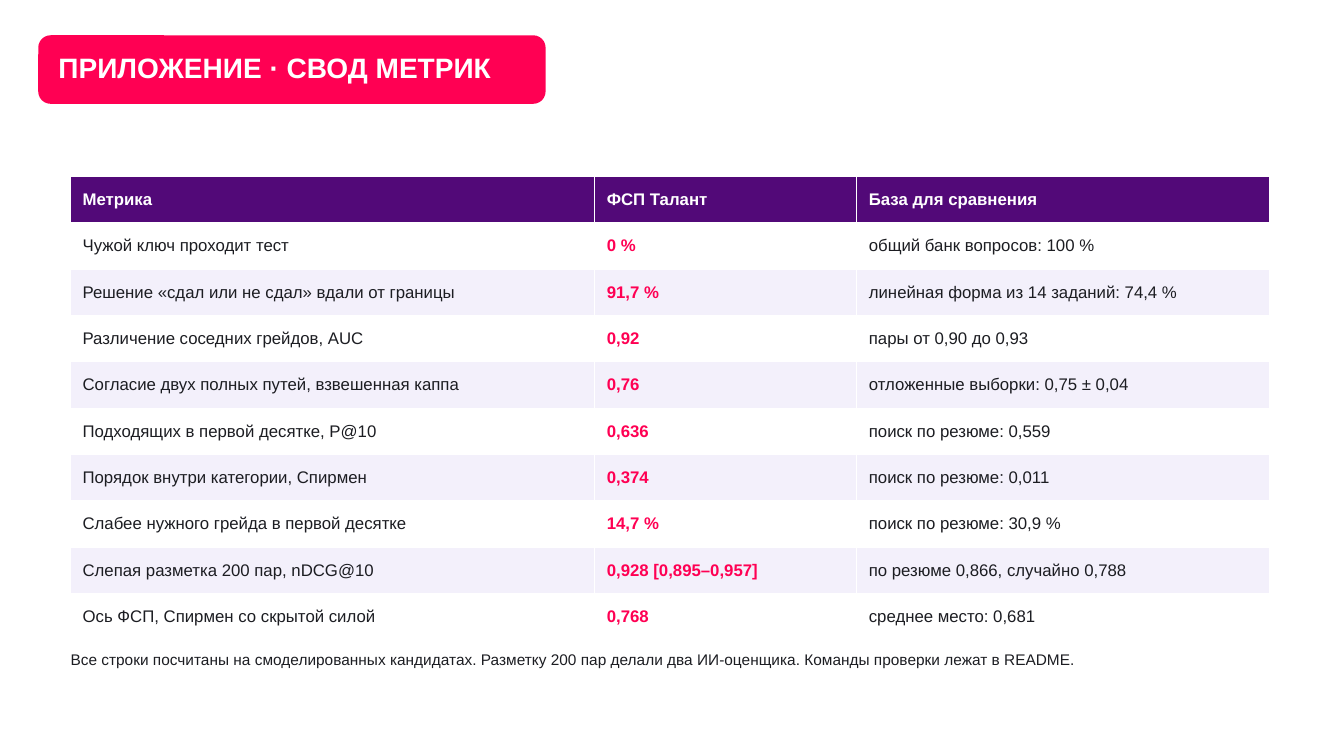
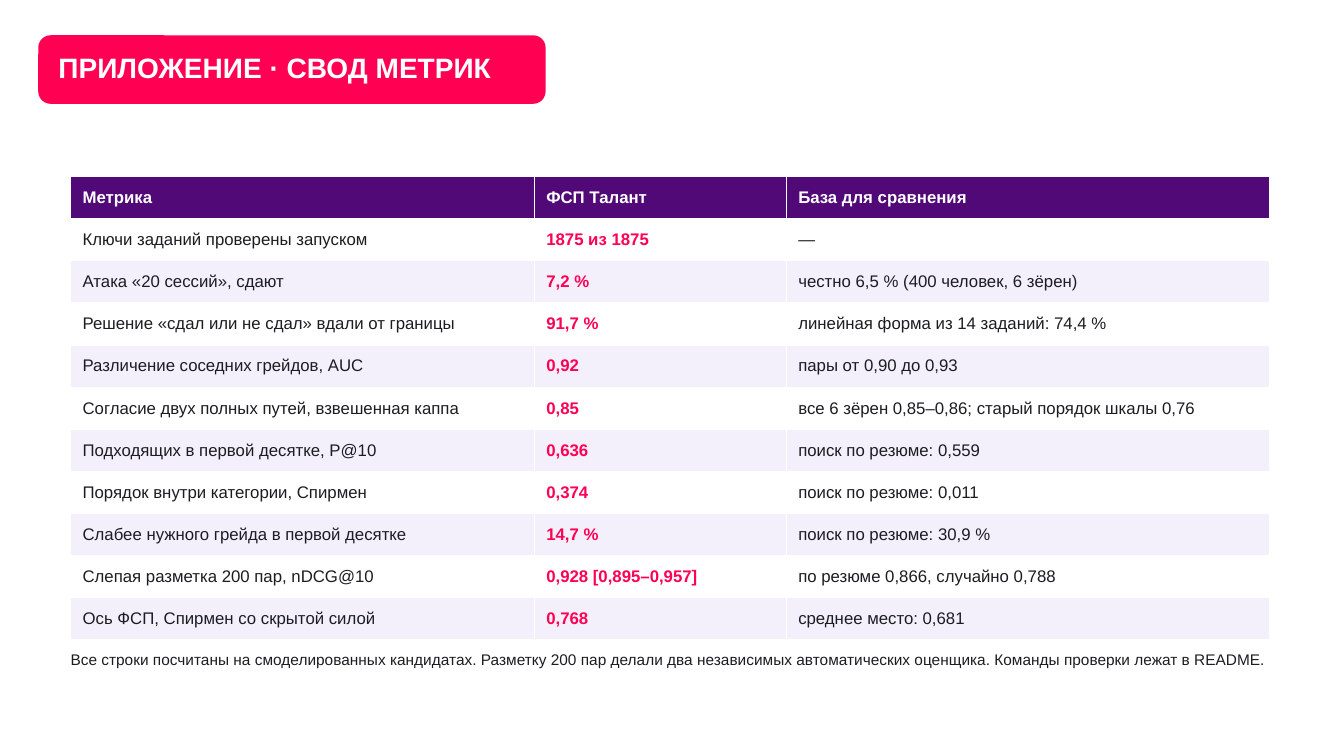
Before and after one commit to KonkovDV/fsp-talent, a slide deck: slide 31 of submission/03-presentation/FSP_Talent_presentation.pptx. Drawn at 1344x756 pixels with LibreOffice and Linux fonts; fonts in the diff are those of the drawing; background and template pictures are left out. Boxes give left, top, right and bottom in pixels: in the first picture for what was removed or moved away, otherwise in the second. Text is boxed around its words. In the diff, an @@ line names an element or a change of style, - is before the commit and + after.

Commit message:
Презентация: цифры по main 7c37a87
- κw двух путей 0,85 (все шесть зёрен 0,85–0,86), 0,76 только как старый порядок шкалы
- атака «20 сессий»: 7,2 % против 6,5 % честно (400 человек, 6 зёрен)
- вместо «0 % с чужим ключом»: 1875 из 1875 ключей проверены запуском и сигналы честности 90 % при 0,7 % ложных
- 22 семейства заданий вместо 17 генераторов
- разметка 200 пар: два независимых автоматических оценщика
- подбор по протоколам опубликованных методов: 0,607 и 0,666, BM25 0,399
- 69 мс вместо 0,36 с, повтор уверенных решений 80,3 %, docker compose up
- подпись «команда Дмитрия Конькова» на титуле и последнем слайде
- PDF пересобран из того же pptx

```diff
--- a/submission/03-presentation/FSP_Talent_presentation.pptx
+++ b/submission/03-presentation/FSP_Talent_presentation.pptx
@@ table at <box>71,176,1270,640</box> @@
-row 2: Чужой ключ проходит тест | 0 % | общий банк вопросов: 100 %
+row 2: Ключи заданий проверены запуском | 1875 из 1875 | —
+row 3: Атака «20 сессий», сдают | 7,2 % | честно 6,5 % (400 человек, 6 зёрен)
-row 6, column 2: 0,76
+row 6, column 2: 0,85
-row 6, column 3: отложенные выборки: 0,75 ± 0,04
+row 6, column 3: все 6 зёрен 0,85–0,86; старый порядок шкалы 0,76
@@ text at <box>71,654,1264,669</box>: text changed @@
-Все строки посчитаны на смоделированных кандидатах. Разметку 200 пар делали два ИИ-оценщика. Команды проверки лежат в README.
+Все строки посчитаны на смоделированных кандидатах. Разметку 200 пар делали два независимых автоматических оценщика. Команды проверки лежат в README.
```
Also in this commit, not shown: 23 other slides changed, 1 other file.
